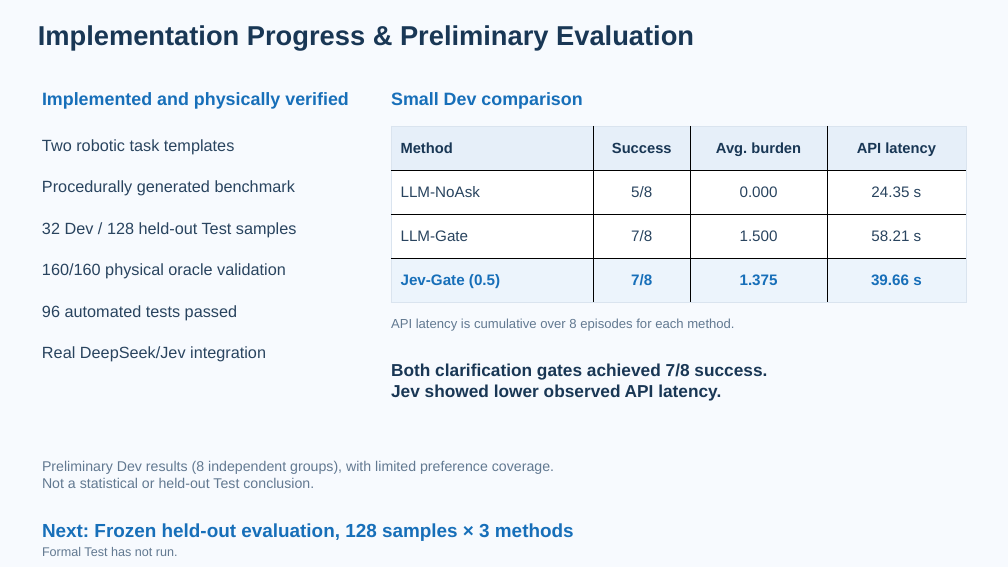
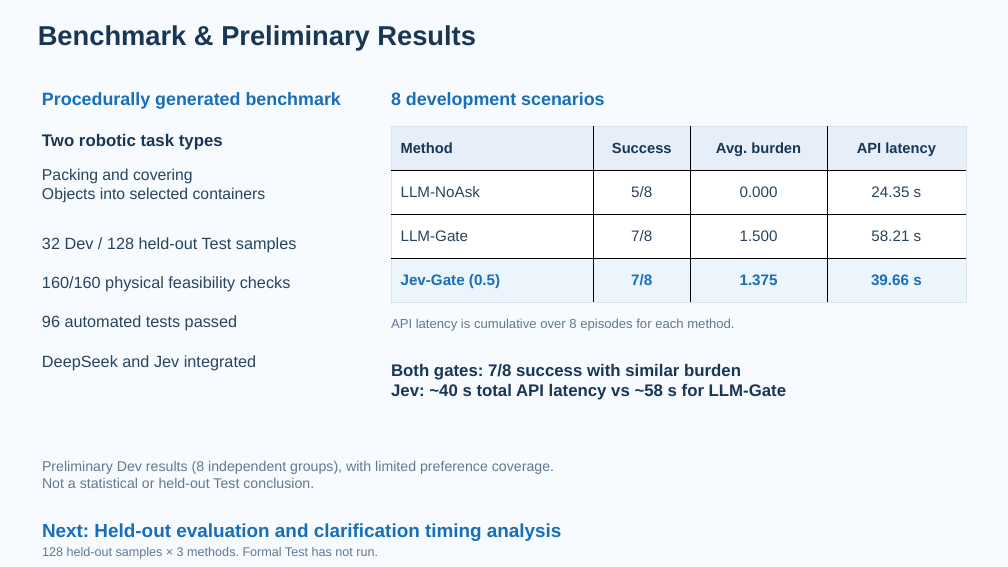
Before and after one commit to liangjunyi010/when2ask, a slide deck: slide 2 of presentation/milestone/When2Ask_Milestone_Presentation.pptx. Drawn at 1008x567 pixels with LibreOffice and Linux fonts; fonts in the diff are those of the drawing. Boxes give left, top, right and bottom in pixels: in the first picture for what was removed or moved away, otherwise in the second. Text is boxed around its words. In the diff, an @@ line names an element or a change of style, - is before the commit and + after.

```diff
--- a/presentation/milestone/When2Ask_Milestone_Presentation.pptx
+++ b/presentation/milestone/When2Ask_Milestone_Presentation.pptx
@@ text at (38,25,476,50): text changed @@
-Implementation Progress & Preliminary Evaluation
+Benchmark & Preliminary Results
@@ text at (42,92,341,109): text changed @@
-Implemented and physically verified
+Procedurally generated benchmark
@@ text at (391,92,604,109): text changed @@
-Small Dev comparison
+8 development scenarios
@@ text at (42,134,223,150): text changed; size 23.2 to 24 pt; text colour #29445F to #193755; bold on @@
-Two robotic task templates
+Two robotic task types
@@ text at (42,168,266,203): text changed; size 23.2 to 22.5 pt @@
-Procedurally generated benchmark
+Packing and covering
+Objects into selected containers
@@ text "32 Dev / 128 held-out ...": place and size @@
-text "32 Dev / 128 held-out ..." at (42,222,297,238)
+text "32 Dev / 128 held-out ..." at (42,237,297,252)
@@ text at (42,276,291,292): text changed @@
-160/160 physical oracle validation
+160/160 physical feasibility checks
@@ text "96 automated tests passed": place and size @@
-text "96 automated tests passed" at (42,305,237,321)
+text "96 automated tests passed" at (42,315,237,331)
@@ text at (42,355,256,370): text changed @@
-Real DeepSeek/Jev integration
+DeepSeek and Jev integrated
@@ text at (391,364,786,400): text changed; size 24.8 to 24 pt @@
-Both clarification gates achieved 7/8 success.
-Jev showed lower observed API latency.
+Both gates: 7/8 success with similar burden
+Jev: ~40 s total API latency vs ~58 s for LLM-Gate
@@ text at (42,523,562,541): text changed @@
-Next: Frozen held-out evaluation, 128 samples × 3 methods
+Next: Held-out evaluation and clarification timing analysis
@@ text at (42,547,378,559): text changed @@
-Formal Test has not run.
+128 held-out samples × 3 methods. Formal Test has not run.
```
Also in this commit, not shown: 1 other slide changed, 27 other files.
